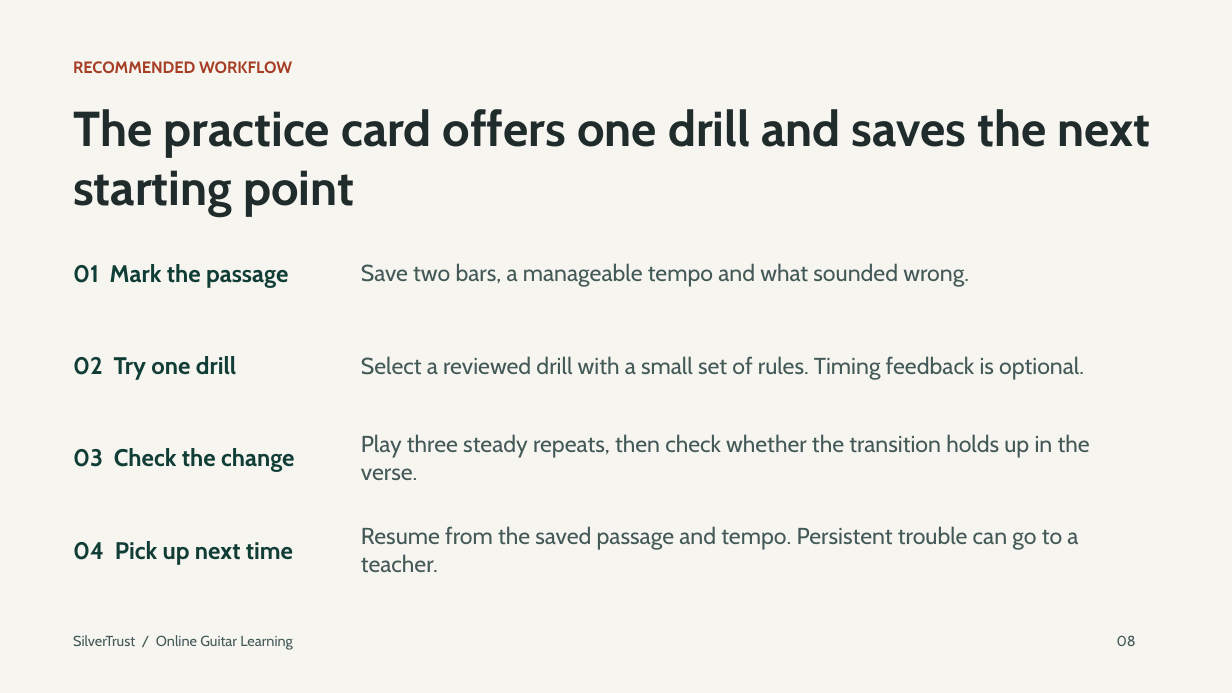
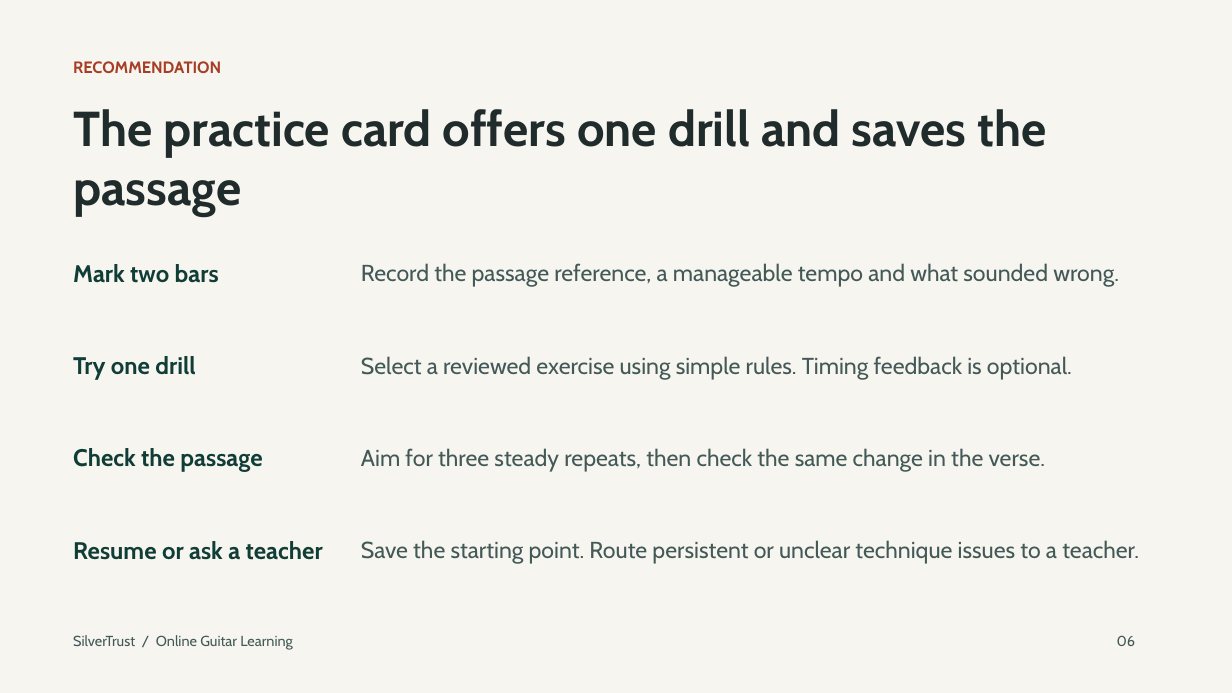
Before and after one commit to s-rostovskyi/silvertrust-ai-consulting, a slide deck: slide 6 of rostovskyi_consultant_online_guitar_solutions.pptx (slide 8 before the commit). Drawn at 1232x693 pixels with LibreOffice and Linux fonts; fonts in the diff are those of the drawing. Boxes give left, top, right and bottom in pixels: in the first picture for what was removed or moved away, otherwise in the second. Text is boxed around its words. In the diff, an @@ line names an element or a change of style, - is before the commit and + after.

Commit message:
Revise SilverTrust deliverables after instructor feedback

```diff
--- a/rostovskyi_consultant_online_guitar_solutions.pptx
+++ b/rostovskyi_consultant_online_guitar_solutions.pptx
@@ text at [73, 61, 221, 73]: text changed @@
-RECOMMENDED WORKFLOW
+RECOMMENDATION
@@ text at [73, 109, 1046, 216]: text changed @@
-The practice card offers one drill and saves the next starting point
+The practice card offers one drill and saves the passage
@@ text at [73, 264, 219, 283]: text changed @@
-01 Mark the passage
+Mark two bars
@@ text at [361, 263, 1119, 287]: text changed @@
-Save two bars, a manageable tempo and what sounded wrong.
+Record the passage reference, a manageable tempo and what sounded wrong.
@@ text at [73, 356, 195, 380]: text changed @@
-02 Try one drill
+Try one drill
@@ text at [361, 356, 1072, 380]: text changed @@
-Select a reviewed drill with a small set of rules. Timing feedback is optional.
+Select a reviewed exercise using simple rules. Timing feedback is optional.
@@ text at [73, 448, 262, 472]: text changed @@
-03 Check the change
+Check the passage
@@ text at [361, 448, 1046, 472]: text changed @@
-Play three steady repeats, then check whether the transition holds up in the verse.
+Aim for three steady repeats, then check the same change in the verse.
@@ text at [73, 541, 323, 560]: text changed @@
-04 Pick up next time
+Resume or ask a teacher
@@ text at [361, 540, 1139, 564]: text changed @@
-Resume from the saved passage and tempo. Persistent trouble can go to a teacher.
+Save the starting point. Route persistent or unclear technique issues to a teacher.
```
Also in this commit, not shown: 5 other slides changed, 6 slides added, 6 slides removed, 3 other files.
